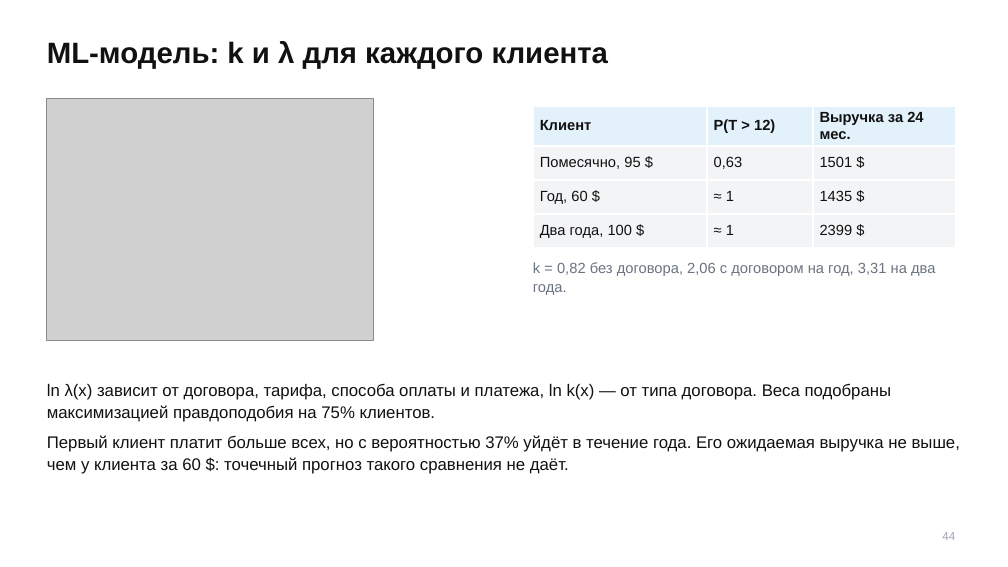
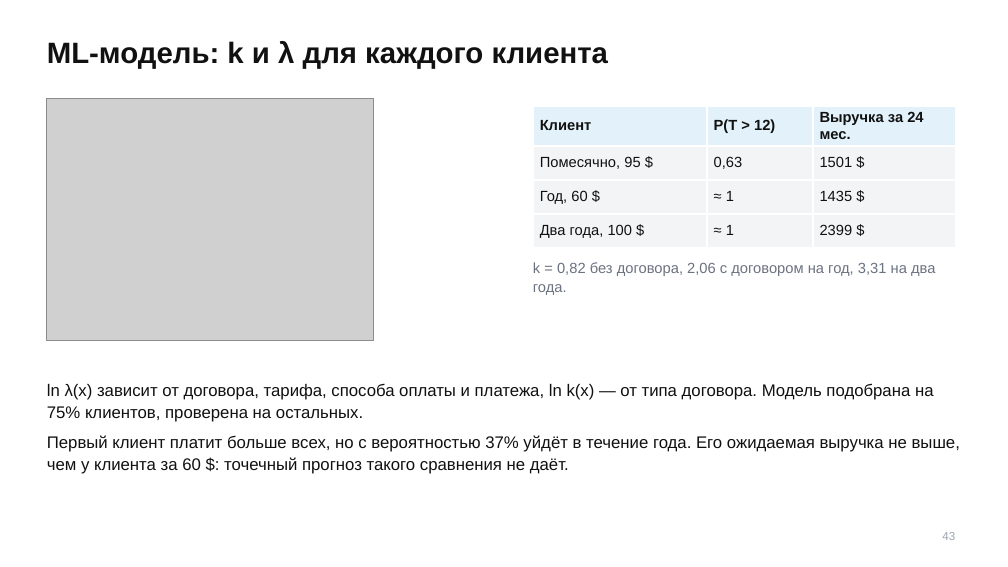
Before and after one commit to TheTonyPub/probability-theory-2026, a slide deck: slide 43 of lectures/06_distributions-17-25-2.pptx (slide 44 before the commit). Drawn at 1008x567 pixels with LibreOffice and Linux fonts; fonts in the diff are those of the drawing; grey boxes stand for pictures. Boxes give left, top, right and bottom in pixels: in the first picture for what was removed or moved away, otherwise in the second. Text is boxed around its words. In the diff, an @@ line names an element or a change of style, - is before the commit and + after.

```diff
--- a/lectures/06_distributions-17-25-2.pptx
+++ b/lectures/06_distributions-17-25-2.pptx
@@ text at box(47, 383, 934, 422): text changed @@
-ln λ(x) зависит от договора, тарифа, способа оплаты и платежа, ln k(x) — от типа договора. Веса подобраны максимизацией правдоподобия на 75% клиентов.
+ln λ(x) зависит от договора, тарифа, способа оплаты и платежа, ln k(x) — от типа договора. Модель подобрана на 75% клиентов, проверена на остальных.
@@ text at box(942, 532, 955, 540): text changed @@
-44
+43
```
Also in this commit, not shown: 10 other slides changed, 1 slide removed, 1 other file.
